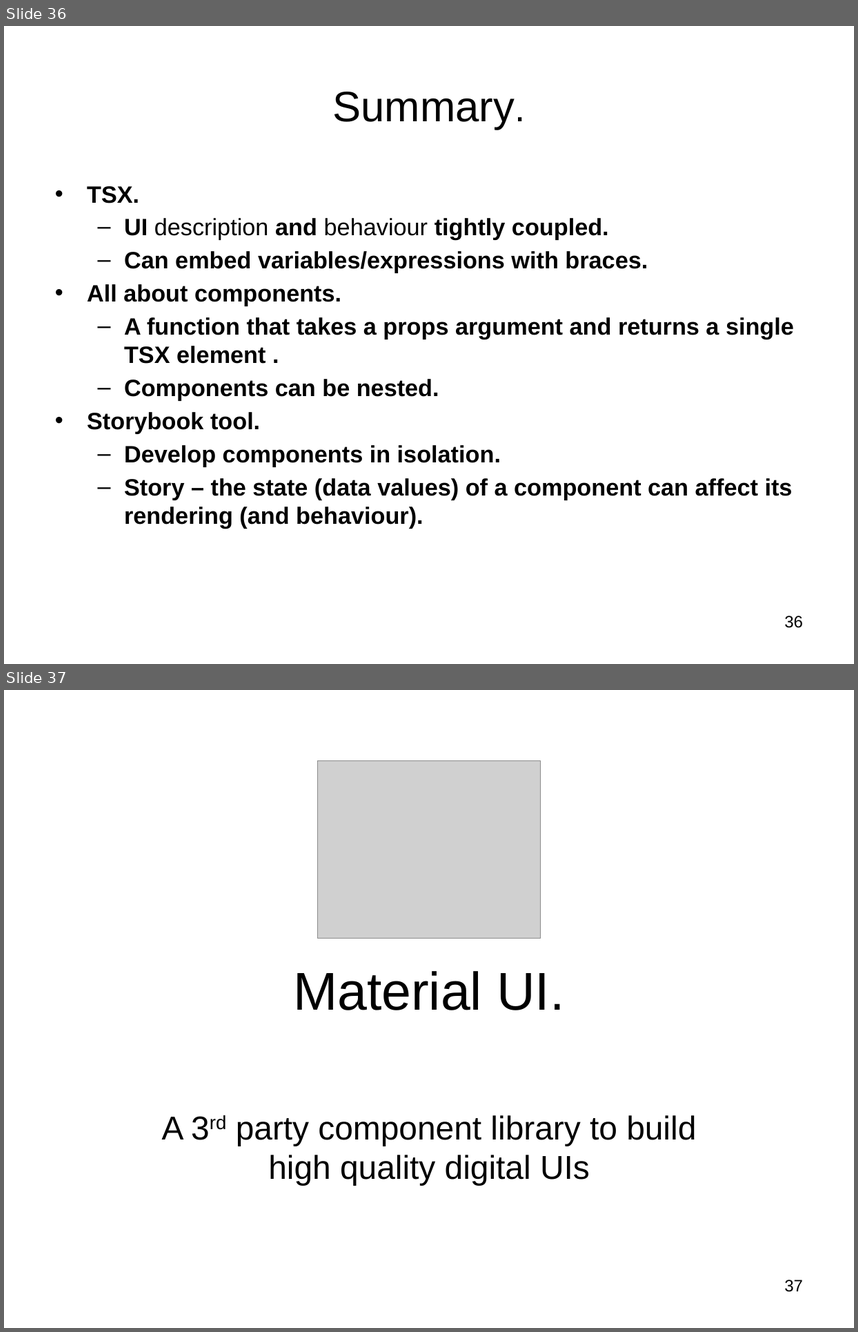
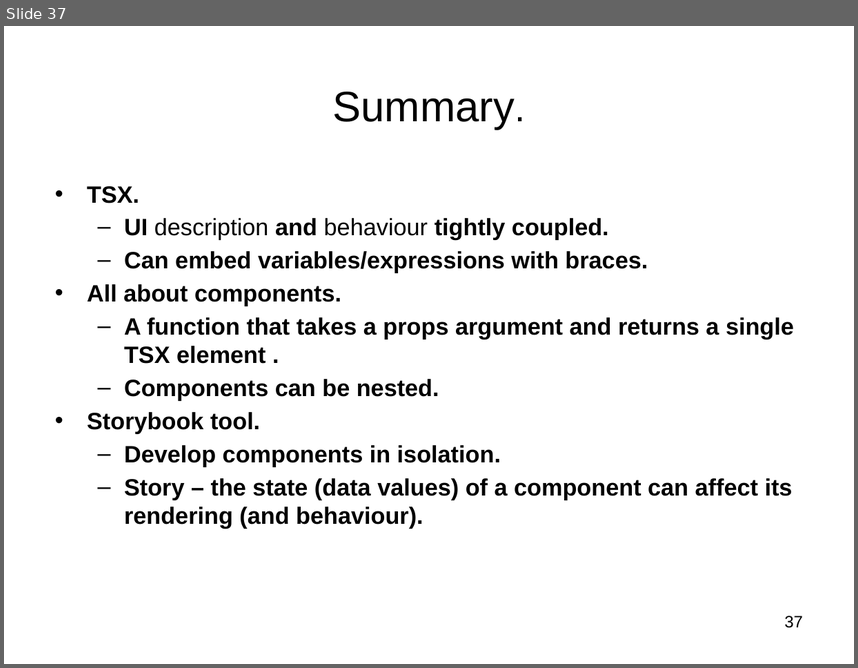
Before and after one commit to diarmuidoconnor/ewd-module-2025, a slide deck: topic04/talk-1/ReactJS_01.pptx. Shown one above the other, each under a label of ours: slides 36 and 37 before the commit, slide 37 after it. The pictures are 858x1332 and 858x668 pixels, drawn with LibreOffice and Linux fonts; fonts in the diff are those of the drawing; grey boxes stand for pictures. Boxes give left, top, right and bottom in pixels: in the first picture for what was removed or moved away, otherwise in the second. Text is boxed around its words. In the diff, an @@ line names an element or a change of style, - is before the commit and + after.

```diff
--- a/topic04/talk-1/ReactJS_01.pptx
+++ b/topic04/talk-1/ReactJS_01.pptx
@@ slide 37 removed at (x1=4, y1=690, x2=854, y2=1328), background #FFFFFF @@
@@ picture removed at (x1=318, y1=760, x2=540, y2=938) @@
@@ subtitle removed at (x1=162, y1=971, x2=696, y2=1185) @@
-Material UI.
-A 3rd party component library to build high quality digital UIs
@@ page number removed at (x1=784, y1=1279, x2=803, y2=1292) @@
-37
@@ what was slide 36 is now slide 37 @@
@@ page number at (x1=784, y1=615, x2=803, y2=628): text changed @@
-36
+37
```
Also in this commit, not shown: 5 slides changed, 1 slide added, 6 other slides removed, 2 other files.
